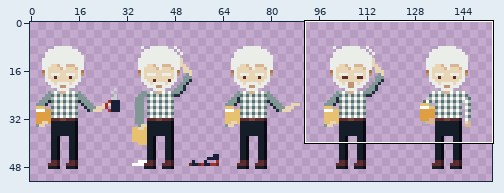
File history of a pixel-art file, graphics/professor/professor.aseprite. The first picture is a wide view before the edit; the outline marks the close-up.
Close-up. The starting point:
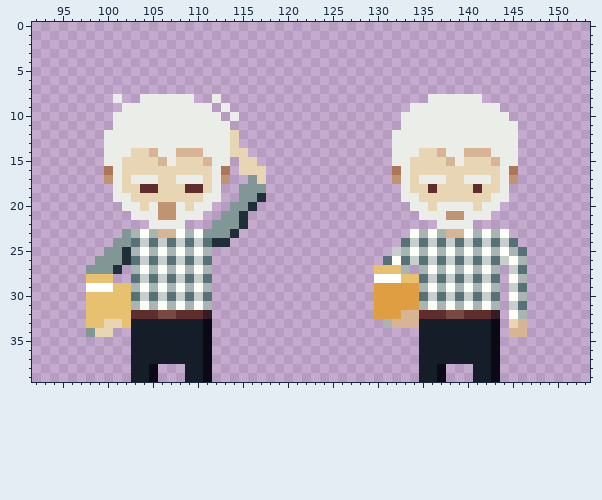
160x64 pixels, 1 frame. Shown: x 92..153, y 0..39. The wide view leaves out empty margins.
And afterwards:
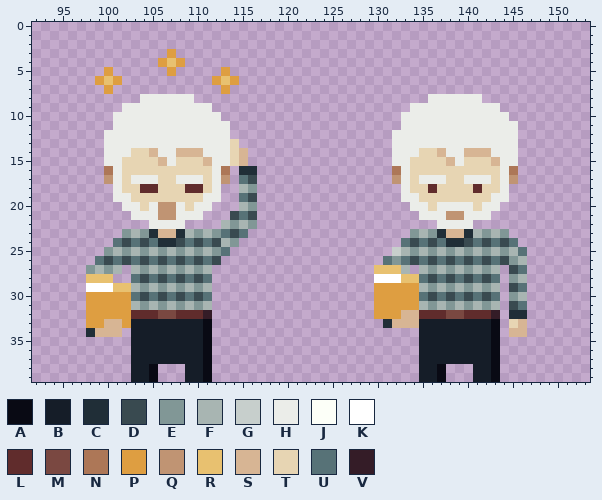
Palette (. is transparent): A #090a14  B #151d28  C #202e37  D #394a50  E #819796  F #a8b5b2  G #c7cfcc  H #ebede9  J #fcfff8  K #ffffff  L #602c2c  M #7a4841  N #ad7757  P #de9e41  Q #c09473  R #e8c170  S #d7b594  T #e7d5b3  U #577277  V #341c27
Difference:
layer "hit/Torso" added
layer "hit/Arms" added
layer "hit/Stars" added
@@ x 92..153 @@
  2 ..............................................................
- 3 ..............................................................
- 4 ..............................................................
- 5 ..............................................................
- 6 ..............................................................
- 7 ..............................................................
- 8 .........H..HHHHHH..H.......................HHHHHH............
- 9 ..........HHHHHHHHHH.H....................HHHHHHHHHH..........
-10 .........HHHHHHHHHHHH.H..................HHHHHHHHHHHH.........
+ 3 ...............P..............................................
+ 4 ..............PRP.............................................
+ 5 ........P......P.....P........................................
+ 6 .......PRP..........PRP.......................................
+ 7 ........P............P........................................
+ 8 ............HHHHHH..........................HHHHHH............
+ 9 ..........HHHHHHHHHH......................HHHHHHHHHH..........
+10 .........HHHHHHHHHHHH....................HHHHHHHHHHHH.........
 11 .........HHHHHHHHHHHHH...................HHHHHHHHHHHHH........
-12 ........HHHHHHHHHHHHHHT.................HHHHHHHHHHHHHH........
+12 ........HHHHHHHHHHHHHH..................HHHHHHHHHHHHHH........
 13 ........HHHHHHHHHHHHHHT.................HHHHHHHHHHHHHH........
-14 ........HHHTTSHHSSSHHHTT................HHHTTSHHSSSHHH........
-15 ........HHTTTTSHTTTSHH.TT...............HHTTTTSHTTTSHH........
-16 ........NHTTTTTTTTTTHN.TTT..............NHTTTTTTTTTTHN........
-17 ........QHTHHHTTHHHTHQ..ET..............QHTHHHTTHHHTHQ........
-18 .........HTTLLTTTLLTH..EEE...............HTTLTTTTLTTH.........
-19 .........HHTTTTTTTTHH..EEC...............HHTTTTTTTTHH.........
-20 ..........HHTHQQHTHH..EEC.................HHTHHHHTHH..........
-21 ...........HHHQQHHH..EEC...................HHHQQHHH...........
-22 .............HHHH...EEEC.....................HHHH.............
-23 ..........EFJFSSJFJEEEC...................JFJFSSJFJFJ.........
-24 .........EEUGUGUGUGUCC...................UGUGUGUGUGUGU........
-25 ........EECFJFJFJFJF....................GFJFJFJFJFJFJFU.......
-26 .......EEECUGUGUGUGU...................UJUGUGUGUGUGUGJF.......
-27 ......EEEC.FJFJFJFJF..................RRRF.FJFJFJFJF.GU.......
-28 ......RRR..UGUGUGUGU..................KKKRRUGUGUGUGU.JF.......
-29 ......KKKRRFJFJFJFJF..................PPPPPFJFJFJFJF.GU.......
-30 ......RRRRRUGUGUGUGU..................PPPPPUGUGUGUGU.JF.......
-31 ......RRRRRFJFJFJFJF..................PPPPPFJFJFJFJF.GU.......
-32 ......RRRRRLLLMMLLLV..................PPPSSLLLMMLLLV.JF.......
-33 ......RRTTRBBBBBBBBA...................FSSSBBBBBBBBA.TS.......
-34 ......ETT..BBBBBBBBA.......................BBBBBBBBA.SS.......
+14 ........HHHTTSHHSSSHHHTS................HHHTTSHHSSSHHH........
+15 ........HHTTTTSHTTTSHHTS................HHTTTTSHTTTSHH........
+16 ........NHTTTTTTTTTTHN.CC...............NHTTTTTTTTTTHN........
+17 ........QHTHHHTTHHHTHQ.UD...............QHTHHHTTHHHTHQ........
+18 .........HTTLLTTTLLTH..FE................HTTLTTTTLTTH.........
+19 .........HHTTTTTTTTHH..UD................HHTTTTTTTTHH.........
+20 ..........HHTHQQHTHH...FE.................HHTHHHHTHH..........
+21 ...........HHHQQHHH...DUD..................HHHQQHHH...........
+22 .............HHHH....FEFE....................HHHH.............
+23 ..........EFECSSCFEFEUDU..................EFECSSCFEFE.........
+24 .........UDUDUCCDUDUDFE..................UDUDUCCDUDUDU........
+25 ........EFEFEFEFEFEFEU..................GFEFEFEFEFEFEFU.......
+26 .......UDUDUDUDUDUDUD..................UEUDUDUDUDUDUDEF.......
+27 ......EFEF.FEFEFEFEF..................RRRF.FEFEFEFEF.DU.......
+28 ......RRR..UDUDUDUDU..................KKKRRUDUDUDUDU.EF.......
+29 ......KKKRRFEFEFEFEF..................PPPPPFEFEFEFEF.DU.......
+30 ......PPPPPUDUDUDUDU..................PPPPPUDUDUDUDU.EF.......
+31 ......PPPPPFEFEFEFEF..................PPPPPFEFEFEFEF.DU.......
+32 ......PPPPPLLLMMLLLV..................PPPSSLLLMMLLLV.CC.......
+33 ......PPSSPBBBBBBBBA...................CSSSBBBBBBBBA.TS.......
+34 ......CSSS.BBBBBBBBA.......................BBBBBBBBA.SS.......
 35 ...........BBBBBBBBA.......................BBBBBBBBA..........
